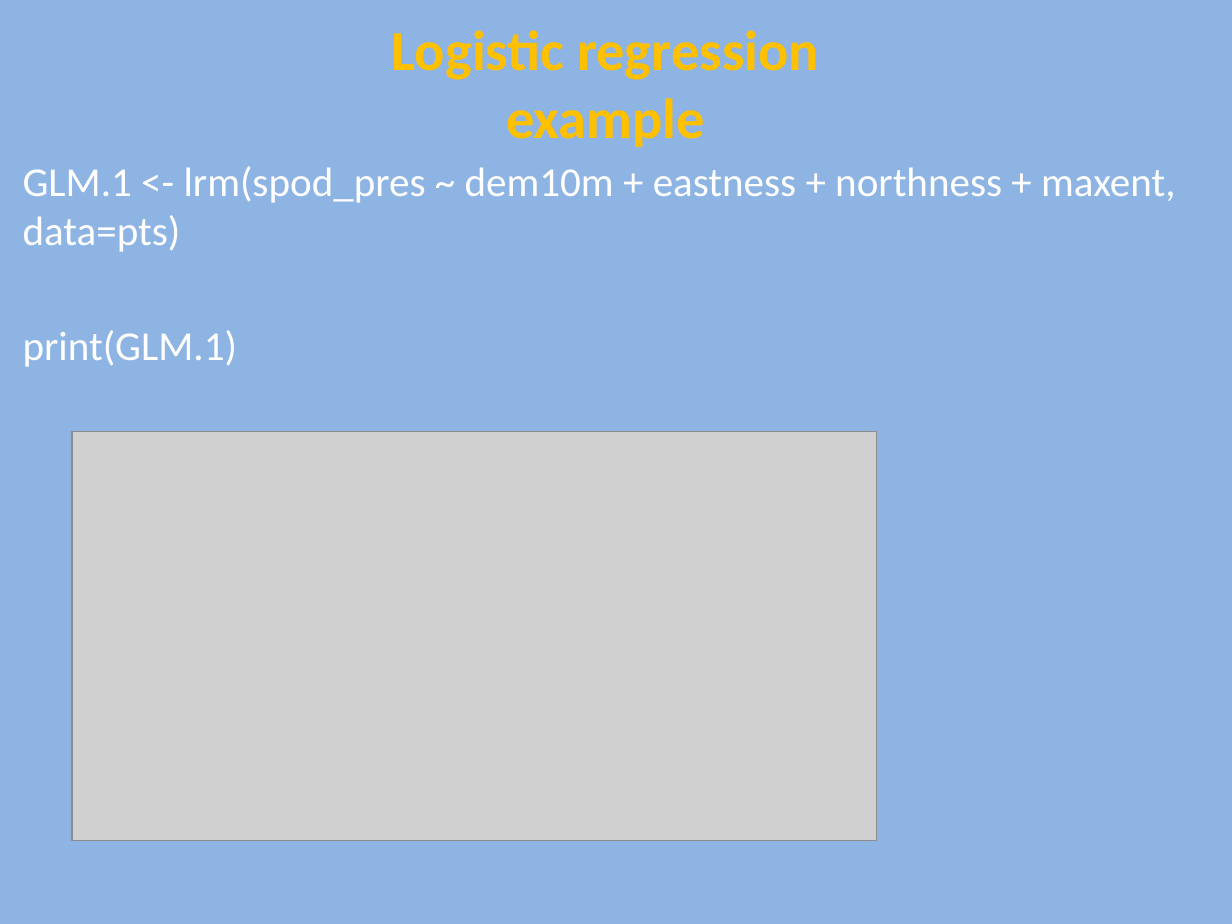
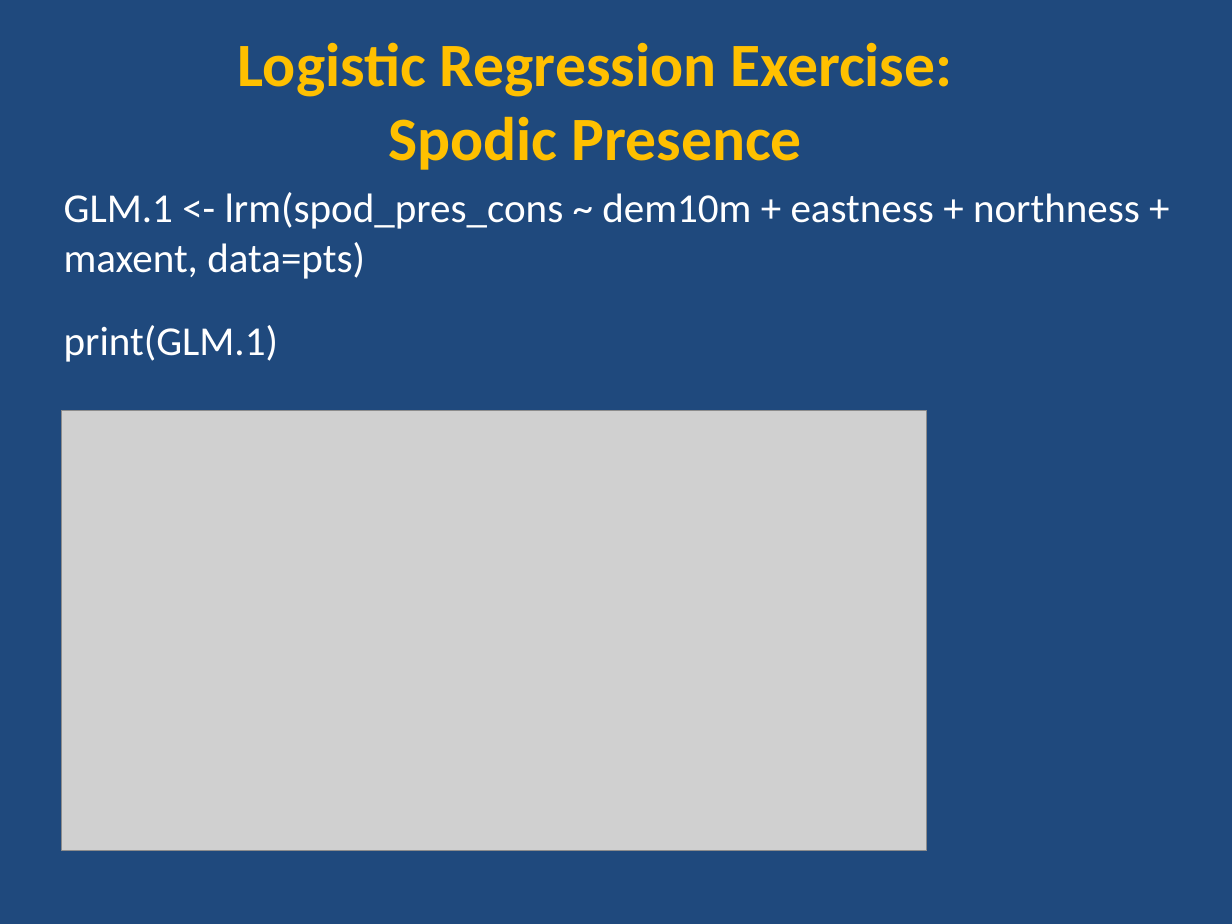
Before and after one commit to ncss-tech/stats_for_soil_survey, a slide deck: slide 18 of presentations/logistic_regression/Logistic.pptx (slide 21 before the commit). Drawn at 1232x924 pixels with LibreOffice and Linux fonts; fonts in the diff are those of the drawing; grey boxes stand for pictures. Boxes give left, top, right and bottom in pixels: in the first picture for what was removed or moved away, otherwise in the second. Text is boxed around its words. In the diff, an @@ line names an element or a change of style, - is before the commit and + after.

Commit message:
minor edits to spodic presence example and formatting in logistic ppt

```diff
--- a/presentations/logistic_regression/Logistic.pptx
+++ b/presentations/logistic_regression/Logistic.pptx
@@ background #8EB4E3 to #1F497D @@
@@ text at [238, 42, 952, 170]: text changed; size 33 to 36 pt @@
-Logistic regression
-example
+Logistic Regression Exercise:
+Spodic Presence
@@ text "GLM.1 <- lrm(spod_pres_cons ~ dem10m ...": place and size @@
-text "GLM.1 <- lrm(spod_pres_cons ~ dem10m ..." at [23, 166, 1175, 367]
+text "GLM.1 <- lrm(spod_pres_cons ~ dem10m ..." at [64, 192, 1140, 362]
@@ text at [64, 192, 1140, 279]: text changed @@
-GLM.1 <- lrm(spod_pres ~ dem10m + eastness + northness + maxent, data=pts)
+GLM.1 <- lrm(spod_pres_cons ~ dem10m + eastness + northness + maxent, data=pts)
@@ picture: place and size @@
-picture at [71, 431, 876, 840]
+picture at [62, 410, 926, 850]
```
Also in this commit, not shown: 26 other slides changed, 3 slides removed.
